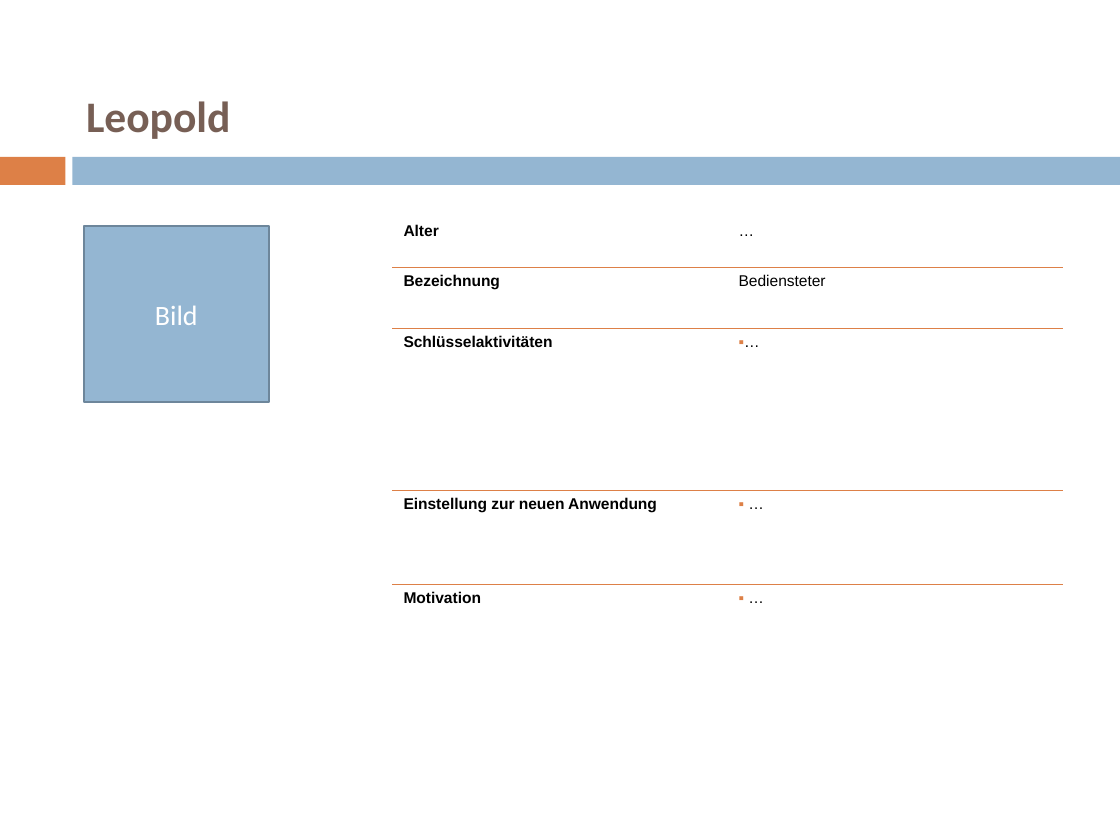
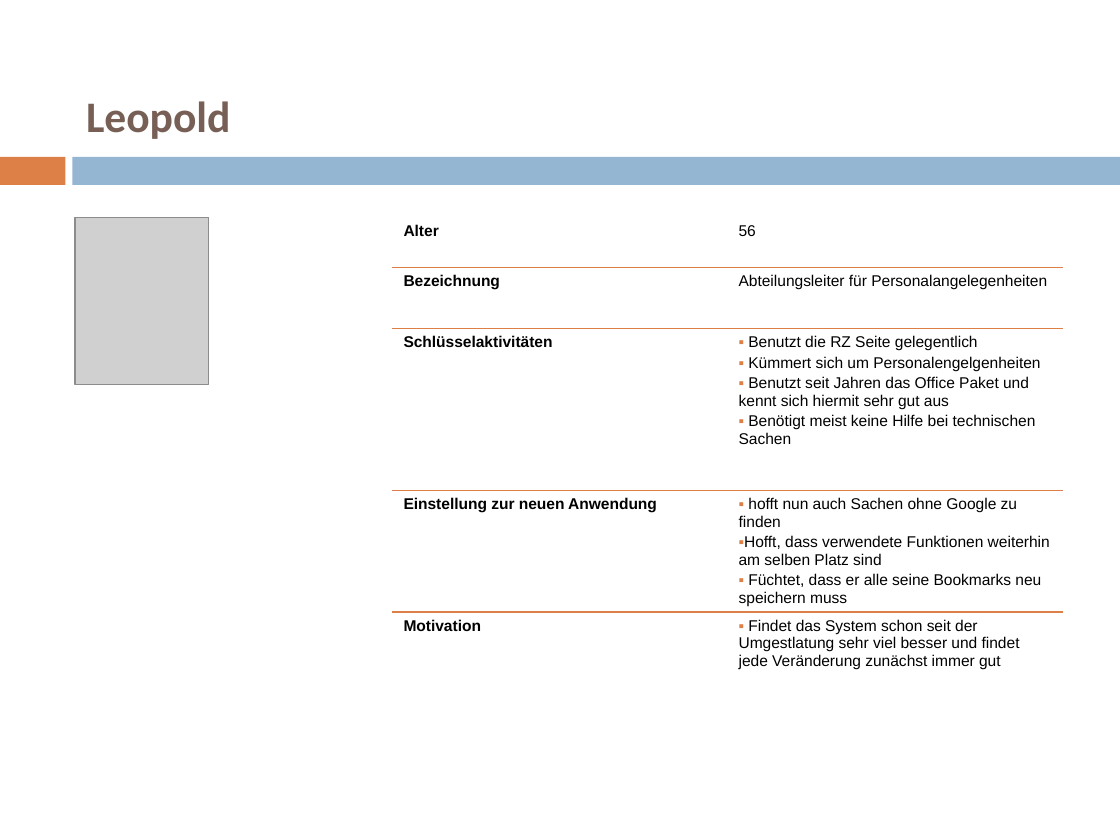
Before and after one commit to pinkdroyd/redesign-ur-rz, a slide deck: slide 18 of Personas und Szenarien/Personas_Redsign_RZ.pptx. Drawn at 1120x840 pixels with LibreOffice and Linux fonts; fonts in the diff are those of the drawing; grey boxes stand for pictures. Boxes give left, top, right and bottom in pixels: in the first picture for what was removed or moved away, otherwise in the second. Text is boxed around its words. In the diff, an @@ line names an element or a change of style, - is before the commit and + after.

```diff
--- a/Personas und Szenarien/Personas_Redsign_RZ.pptx
+++ b/Personas und Szenarien/Personas_Redsign_RZ.pptx
@@ picture added at [75, 217, 208, 385] @@
@@ rectangle removed at [84, 226, 269, 402] @@
-Bild
@@ table at [392, 217, 1062, 736] @@
-row 1, column 2: …
+row 1, column 2: 56
-row 2, column 2: Bediensteter
+row 2, column 2: Abteilungsleiter für Personalangelegenheiten
-row 3, column 2: …
+row 3, column 2: Benutzt die RZ Seite gelegentlich / Kümmert sich um Personalengelgenheiten / Benutzt seit Jahren das Office Paket und kennt sich hiermit sehr gut aus / Benötigt meist keine Hilfe bei technischen Sachen
-row 4, column 2: …
+row 4, column 2: hofft nun auch Sachen ohne Google zu finden / Hofft, dass verwendete Funktionen weiterhin am selben Platz sind / Füchtet, dass er alle seine Bookmarks neu speichern muss
-row 5, column 2: …
+row 5, column 2: Findet das System schon seit der Umgestlatung sehr viel besser und findet jede Veränderung zunächst immer gut
```
Also in this commit, not shown: 9 other slides changed.
